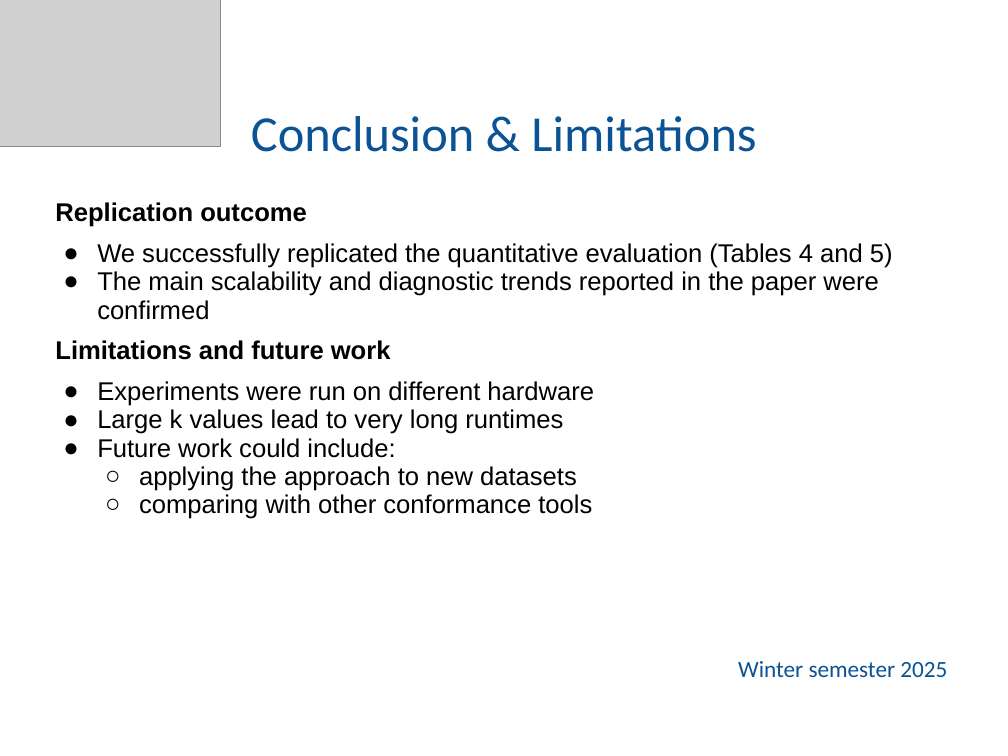
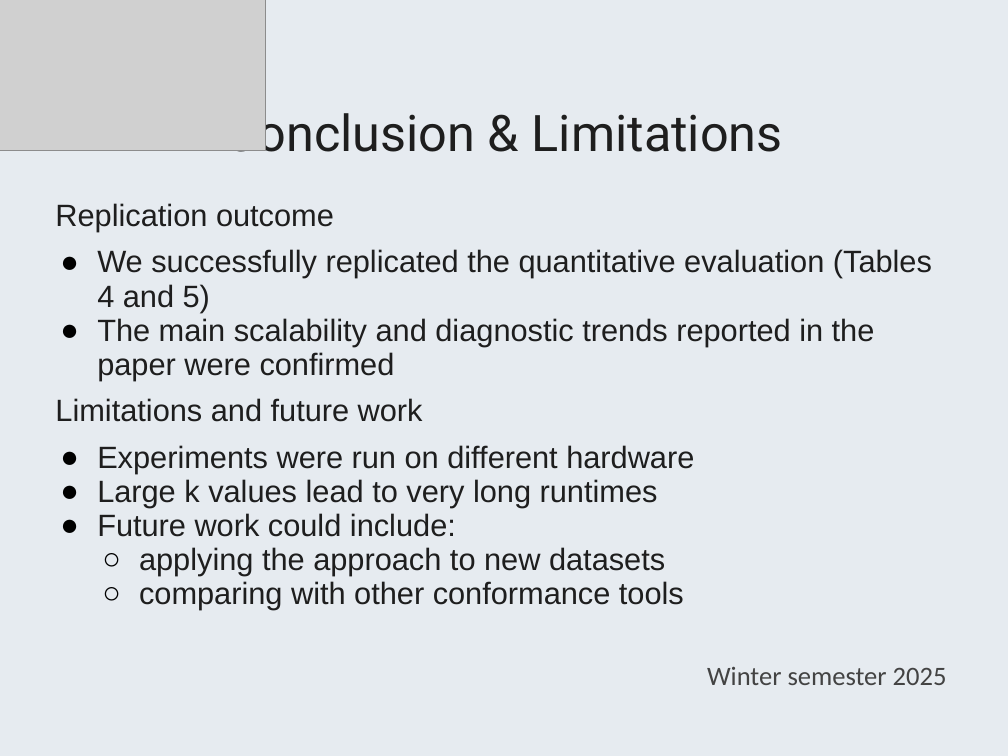
Before and after one commit to knikzad/process-mining-conformance-diagnostics-replication, a slide deck: slide 13 of presentation/Replication_Presentation.pptx. Drawn at 1008x756 pixels with LibreOffice and Linux fonts; fonts in the diff are those of the drawing; grey boxes stand for pictures. Boxes give left, top, right and bottom in pixels: in the first picture for what was removed or moved away, otherwise in the second. Text is boxed around its words. In the diff, an @@ line names an element or a change of style, - is before the commit and + after.

Commit message:
update presentation with redesigned theme

```diff
--- a/presentation/Replication_Presentation.pptx
+++ b/presentation/Replication_Presentation.pptx
@@ background #FFFFFF to #E6EBF0 @@
@@ picture: place and size @@
-picture at [0,0,221,146]
+picture at [0,0,265,150]
@@ title "Conclusion & Limitations" at [225,105,783,152]: font Calibri to Roboto, text colour #0B5394 to #1E1E1E @@
@@ text "Replication outcome" at [55,203,947,685]: size 18.3 to 22 pt, text colour #000000 to #1E1E1E; bold off in "Replication outcome", "Limitations and future work"; size 16.6 to 19 pt, text colour #0B5394 to #434343 in "Winter semester 2025"; less space between paragraphs; indent changed @@
```
Also in this commit, not shown: 13 other slides changed, 1 slide added, 1 other file.
